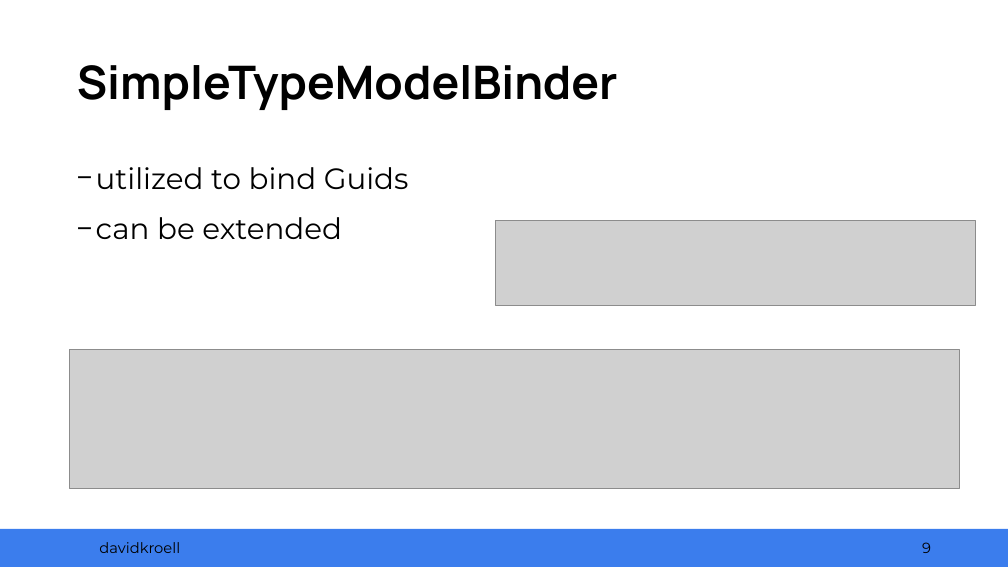
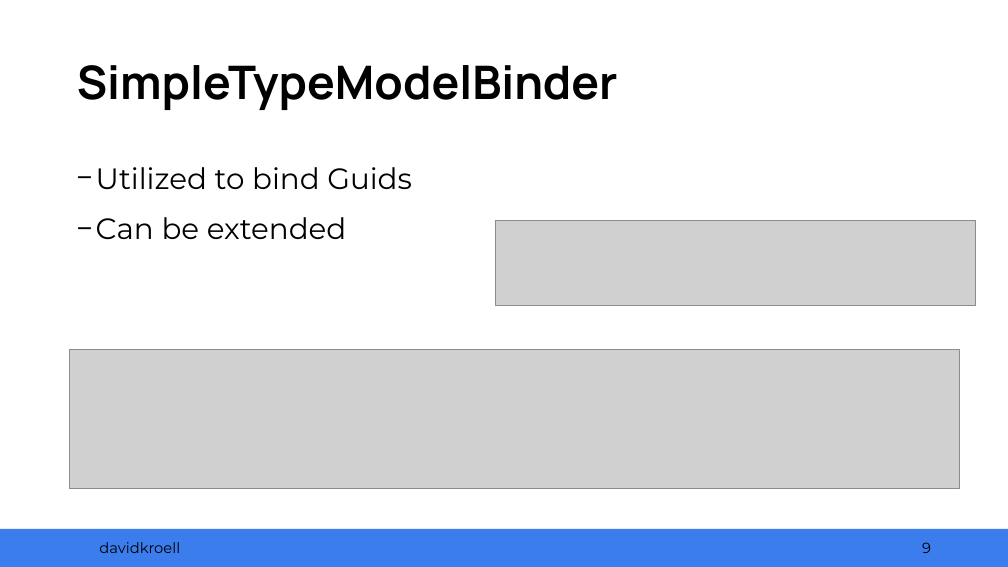
Before and after one commit to davidkroell/BindingDomainSpecificValueTypes, a slide deck: slide 9 of slides.pptx. Drawn at 1008x567 pixels with LibreOffice and Linux fonts; fonts in the diff are those of the drawing; grey boxes stand for pictures; background and template pictures are left out. Boxes give left, top, right and bottom in pixels: in the first picture for what was removed or moved away, otherwise in the second. Text is boxed around its words. In the diff, an @@ line names an element or a change of style, - is before the commit and + after.

```diff
--- a/slides.pptx
+++ b/slides.pptx
@@ text at bbox=[96, 167, 412, 239]: text changed @@
-− utilized to bind Guids
-− can be extended
+− Utilized to bind Guids
+− Can be extended
```
Also in this commit, not shown: 3 other slides changed.
